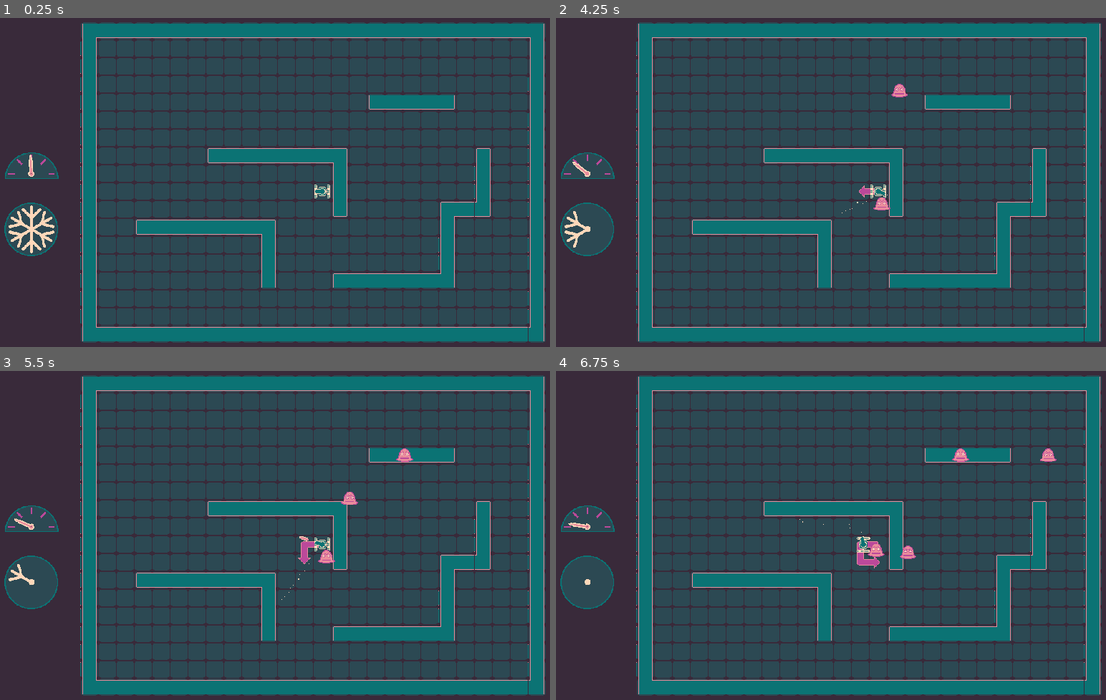
Above: before the commit, frames 1-4 (two rows, left to right).
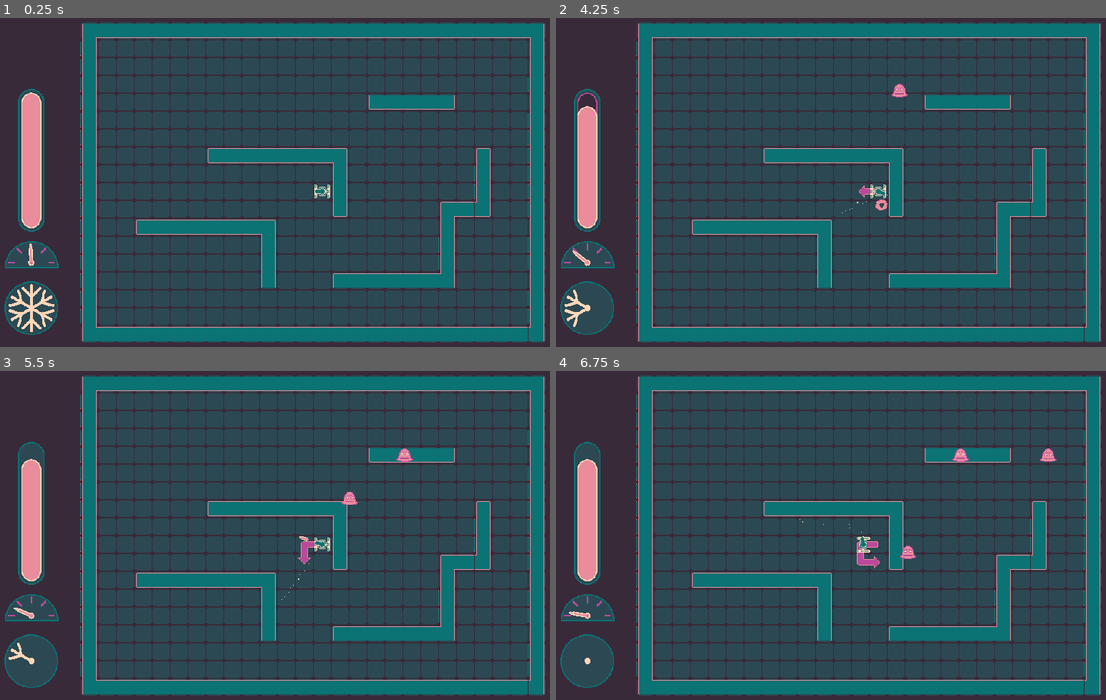
Above: after the commit, the same moments.

Repository: marc-jones/gdl-summer-jam-2021
Game: Godot game, scene res://nodes/PlayState.tscn
Same seed, same stepped clock (60 frames per second), same inputs: the game is played once before the commit and once after it.
Inputs (mouse positions are in pixels of both pictures, inside the frame that each line leads up to):
- Up to frame 1 (0.25 s): no input
- Up to frame 2 (4.25 s): tap Enter at 0.5 s; move the mouse to (952, 166) at 0.52 s; hold Right (ui_right) 0.53-1.28 s; tap Space at 1.25 s; move the mouse to (710, 198) at 1.27 s; hold Down (ui_down) 1.28-2.03 s; move the mouse to (880, 110) at 2.02 s; hold Right (ui_right) 2.03-2.78 s; move the mouse to (798, 248) at 2.77 s; hold Up (ui_up) 2.78-3.53 s; move the mouse to (996, 231) at 3.52 s; hold Left (ui_left) from 3.53 s (still down)
- Up to frame 3 (5.5 s): move the mouse to (99, 486) at 4.27 s; move the mouse to (297, 535) at 5.02 s; release Left (ui_left) at 5.03 s; hold Down (ui_down) from 5.03 s (still down)
- Up to frame 4 (6.75 s): move the mouse to (737, 453) at 5.77 s; release Down (ui_down) at 5.78 s; hold Right (ui_right) 5.78-6.53 s; move the mouse to (952, 519) at 6.52 s; hold Up (ui_up) from 6.53 s (still down)

The runs differ from the first frame. In frame 1, 4.6% of the frame differs, in the area x 0-11%, y 21-97%; in frame 2, 4.5%; in frame 3, 4.6%, in the area x 0-61%, y 21-97%; in frame 4, 4.6%.

Commit message:
Plumbed up health indicator

Diff:
--- a/nodes/PlayState.tscn
+++ b/nodes/PlayState.tscn
@@ -7,6 +7,7 @@
 [ext_resource path="res://assets/sprites/wall_sheet.png" type="Texture" id=5]
 [ext_resource path="res://nodes/FreezeIndicator.tscn" type="PackedScene" id=6]
 [ext_resource path="res://nodes/FireRateIndicator.tscn" type="PackedScene" id=7]
+[ext_resource path="res://nodes/HealthIndicator.tscn" type="PackedScene" id=8]
 
 [sub_resource type="NavigationPolygon" id=16]
 vertices = PoolVector2Array( 32, 32, 0, 32, 0, 0, 32, 0 )
@@ -178,10 +179,13 @@
 [node name="HUD" type="Node2D" parent="."]
 
 [node name="FireRateIndicator" parent="HUD" instance=ExtResource( 7 )]
-position = Vector2( 88, 269.391 )
+position = Vector2( 88, 428.78 )
+
+[node name="HealthIndicator" parent="HUD" instance=ExtResource( 8 )]
+position = Vector2( 88, 260.411 )
 
 [node name="FreezeIndicator" parent="HUD" instance=ExtResource( 6 )]
-position = Vector2( 88, 384 )
+position = Vector2( 88, 525.43 )
 
 [node name="MoveTimer" type="Timer" parent="."]
 one_shot = true
--- a/nodes/Player.tscn
+++ b/nodes/Player.tscn
@@ -23,7 +23,9 @@
 [sub_resource type="CircleShape2D" id=2]
 radius = 11.0454
 
-[node name="Player" type="StaticBody2D"]
+[node name="Player" type="StaticBody2D" groups=[
+"player",
+]]
 script = ExtResource( 6 )
 
 [node name="Base" type="Node2D" parent="."]
--- a/scripts/DeathParticles.gd
+++ b/scripts/DeathParticles.gd
@@ -6,7 +6,7 @@
 	for node_name in ["Particles1", "Particles2"]:
 		setup_particles(node_name)
 	$RemoveTimer.wait_time = lifetime
-	$RemoveTimer.connect("timeout", self, "queue_free")
+	var _discard = $RemoveTimer.connect("timeout", self, "queue_free")
 
 func setup_particles(node_name):
 	var node = get_node(node_name)
--- a/scripts/Enemy.gd
+++ b/scripts/Enemy.gd
@@ -14,13 +14,19 @@
 	player = player_ref
 	nav = nav_ref
 
-func _physics_process(delta):
+func _physics_process(_delta):
 	var path = nav.get_simple_path(
 		nav.to_local(get_global_position()),
 		nav.to_local(player.get_global_position())
 	)
 	velocity = (nav.to_global(path[1]) - get_global_position()).normalized() * speed
 	velocity = move_and_slide(velocity)
+	for i in get_slide_count():
+		var collision = get_slide_collision(i)
+		if collision.collider.is_in_group("player"):
+			if not is_queued_for_deletion():
+				collision.collider.damage()
+				destroy()
 
 func destroy():
 	if not is_queued_for_deletion():
--- a/scripts/HealthIndicator.gd
+++ b/scripts/HealthIndicator.gd
@@ -17,4 +17,4 @@
 	if update_timer <= 0:
 		lag_value -= (lag_value - current_value) * update_speed
 	$Bar.get_material().set_shader_param("current_value", current_value)
-	$LagBar.get_material().set_shader_param("lag_value", lag_value)
+	$LagBar.get_material().set_shader_param("current_value", lag_value)
--- a/scripts/PlayState.gd
+++ b/scripts/PlayState.gd
@@ -59,6 +59,7 @@
 func add_player():
 	var packed_player = load("res://nodes/Player.tscn")
 	var player = packed_player.instance()
+	player.connect("damage", $HUD/HealthIndicator, "take_damage")
 	player.init($Grid)
 	player.set_grid_position(player_start_grid_position)
 	var _return = player.connect("moving_change", self, "player_move_change")
--- a/scripts/Player.gd
+++ b/scripts/Player.gd
@@ -1,10 +1,13 @@
 extends StaticBody2D
 
 signal moving_change
+signal damage
 
 var move_time = 0.4
 var rotation_speed = 1.2*PI
+var damage_amount = 0.1
 
+var health = 1.0
 var grid
 var current_grid_path = []
 var moving = false
@@ -93,3 +96,7 @@
 	$Base/LeftTrack.flip_v = true
 	$Base/RightTrack.play("moving")
 	$Base/RightTrack.flip_v = false
+
+func damage():
+	health = clamp(health-damage_amount, 0.0, 1.0)
+	emit_signal("damage", damage_amount)
--- a/scripts/Projectile.gd
+++ b/scripts/Projectile.gd
@@ -3,7 +3,7 @@
 var speed = 200.0
 
 func _ready():
-	connect("body_entered", self, "body_entered_callback")
+	var _discard = connect("body_entered", self, "body_entered_callback")
 
 func _physics_process(delta):
 	position += Vector2.LEFT.rotated(rotation) * delta * speed
Not shown: 2 places in nodes/HealthIndicator.tscn that only renumber resources
Not shown: 1 places in nodes/PlayState.tscn that only renumber resources
